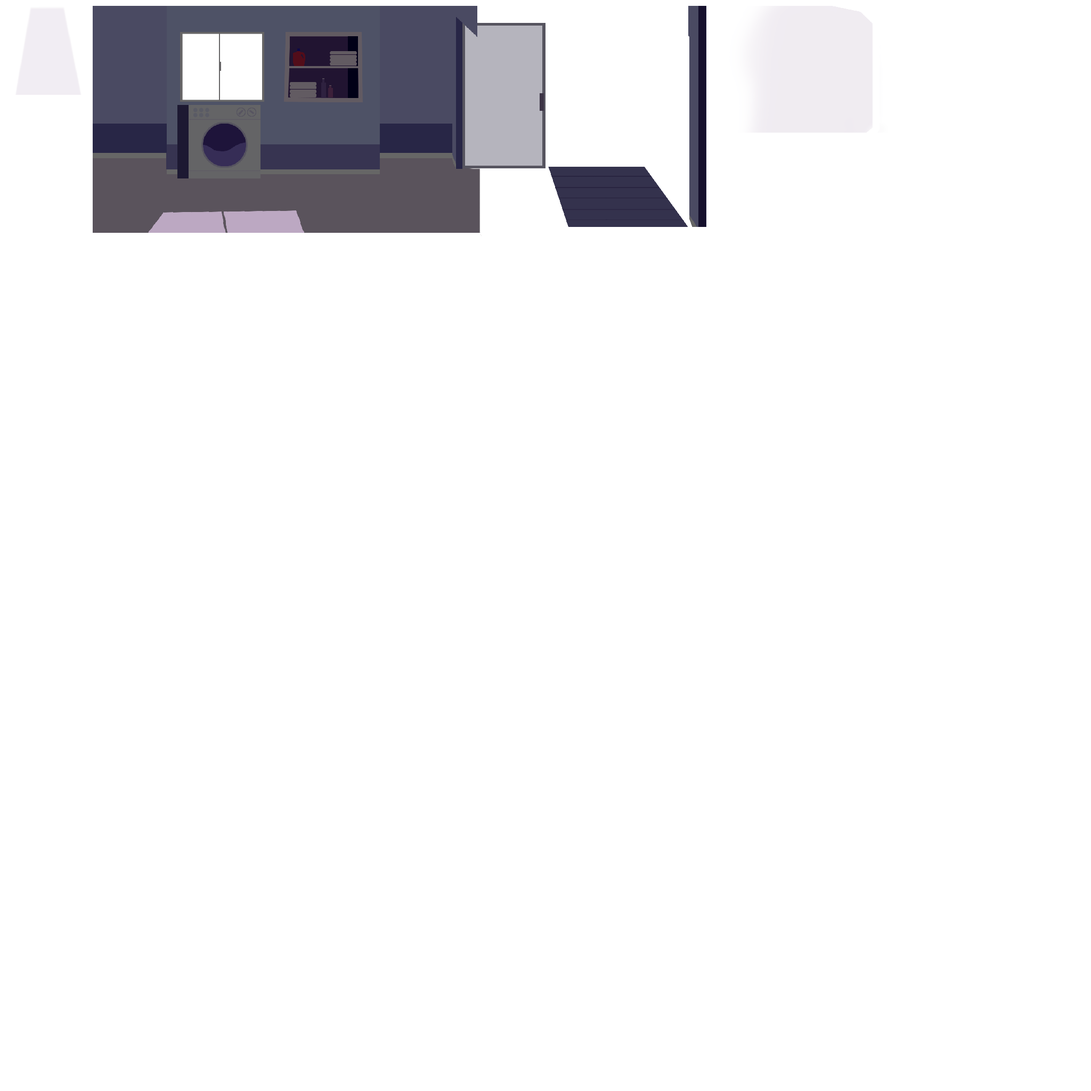
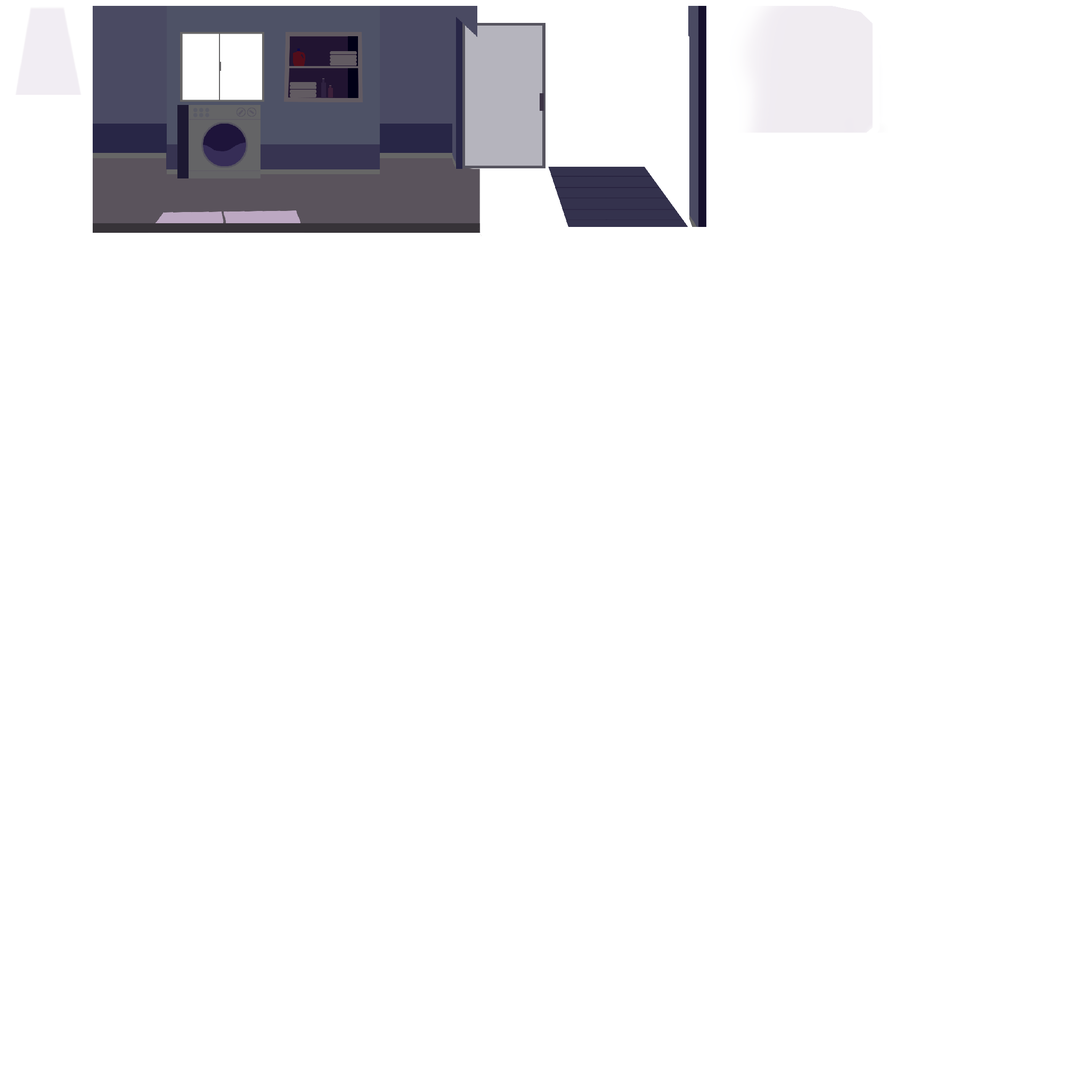
Layer changes from the first w=1091, h=1091 image to the second:
added layer "Floor Side" in group "Luandry Room" over [92, 223, 481, 233]
